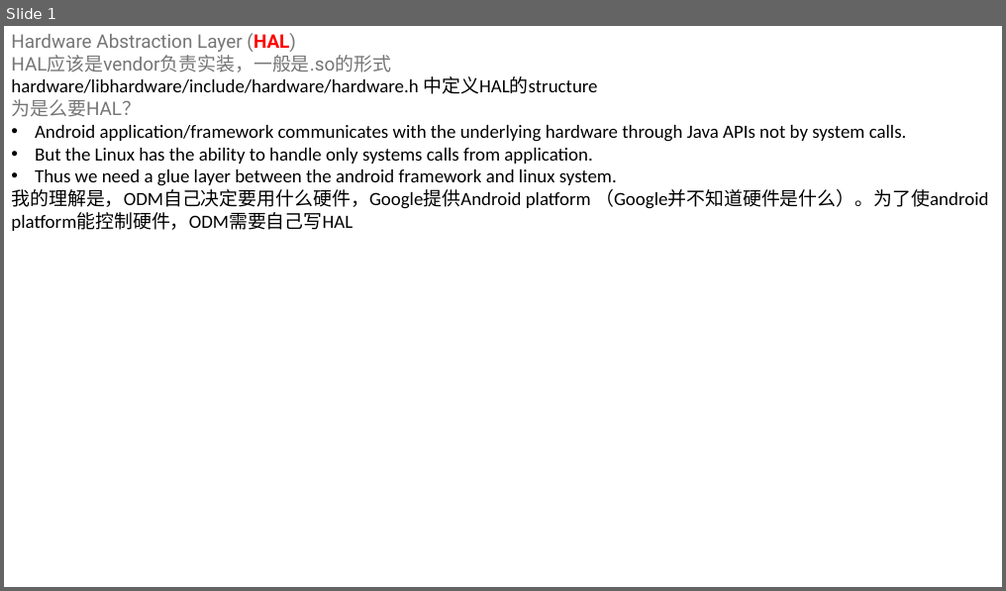
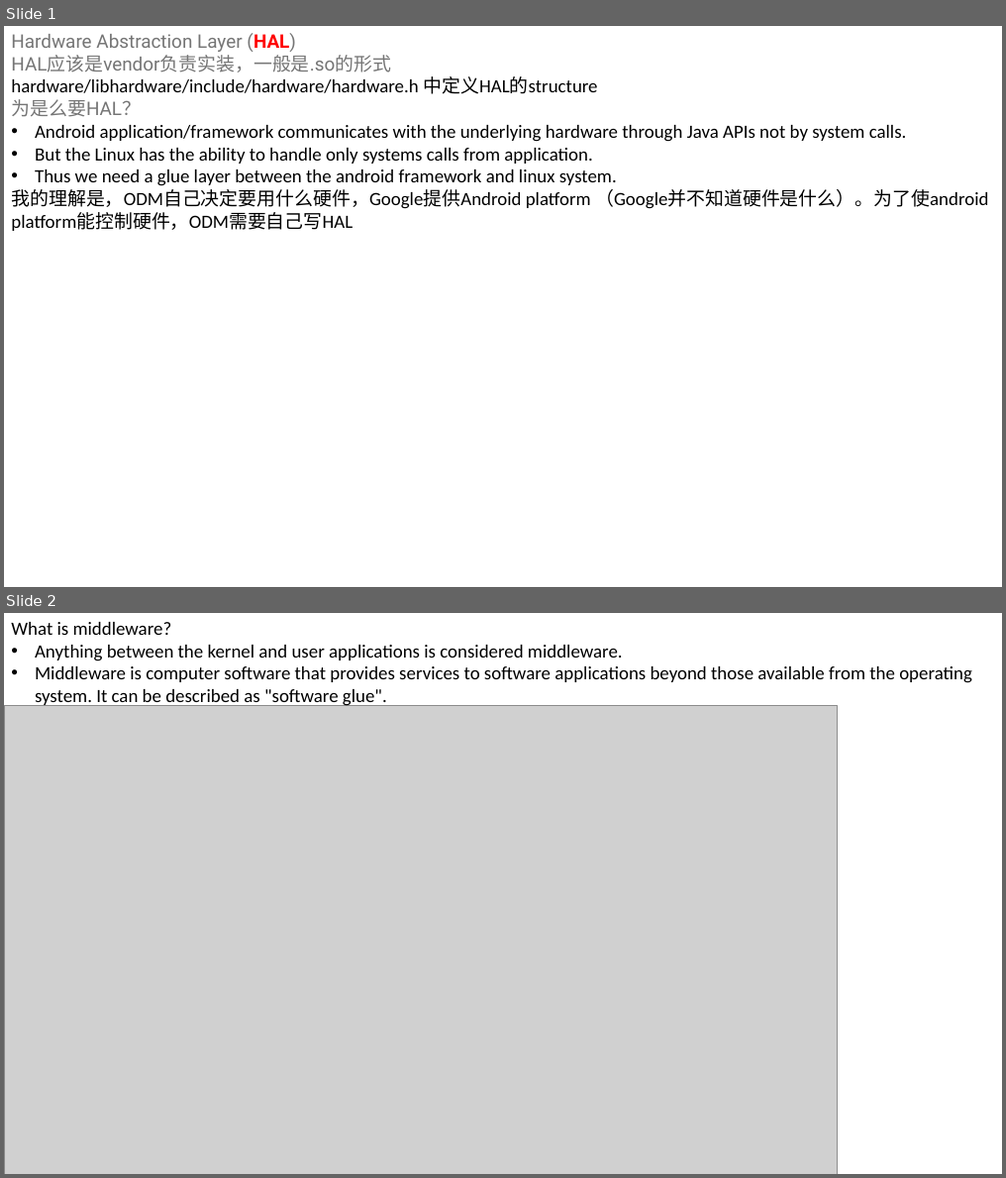
Before and after one commit to legend507/CommonSense, a slide deck: temp.pptx. Shown one above the other, each under a label of ours: slide 1 before the commit, slides 1 and 2 after it. The pictures are 1006x591 and 1006x1178 pixels, drawn with LibreOffice and Linux fonts; fonts in the diff are those of the drawing; grey boxes stand for pictures. Boxes give left, top, right and bottom in pixels: in the first picture for what was removed or moved away, otherwise in the second. Text is boxed around its words. In the diff, an @@ line names an element or a change of style, - is before the commit and + after.

Commit message:
Updated middleware

```diff
--- a/temp.pptx
+++ b/temp.pptx
@@ slide 2 added at <box>4,613,1002,1174</box>, background #FFFFFF @@
@@ text added at <box>11,622,972,708</box>, 18 pt, text #000000 @@
+What is middleware?
+• Anything between the kernel and user applications is considered middleware.
+• Middleware is computer software that provides services to software applications beyond those available from the operating system. It can be described as "software glue".
@@ picture added at <box>4,706,838,1174</box> @@
```
